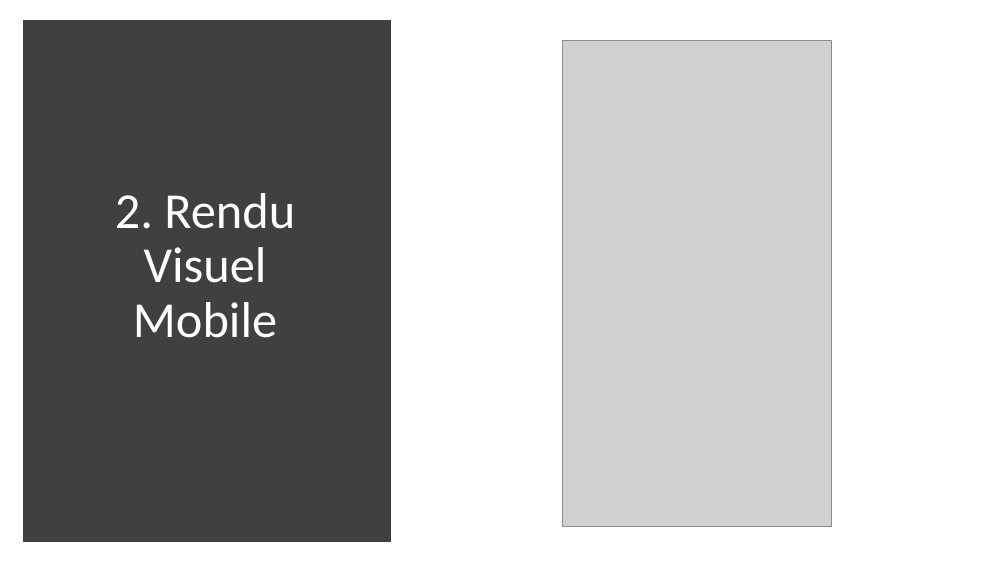
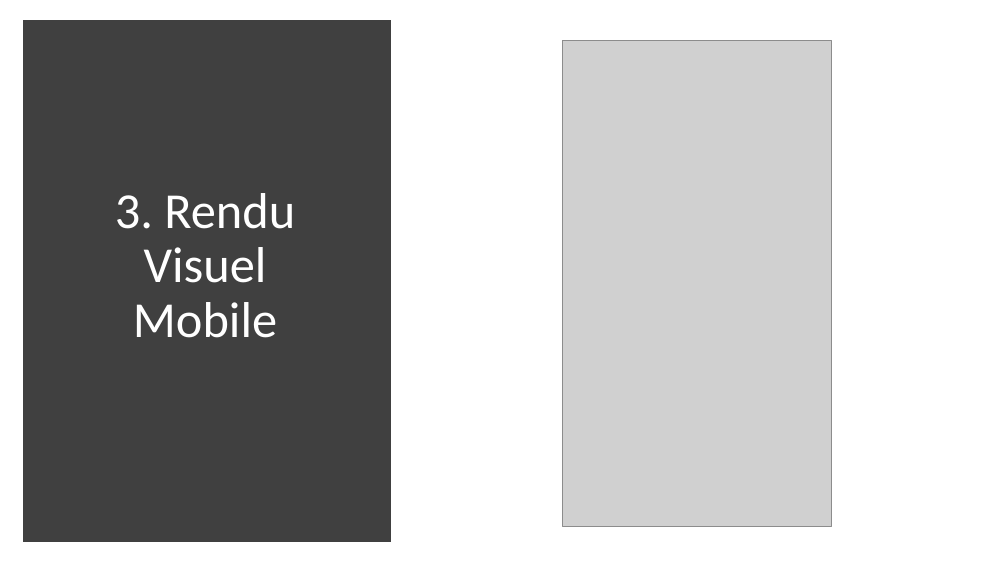
Before and after one commit to Dakusy/P3_OhMyFood, a slide deck: slide 5 of P3.pptx (slide 4 before the commit). Drawn at 1008x567 pixels with LibreOffice and Linux fonts; fonts in the diff are those of the drawing; grey boxes stand for pictures. Boxes give left, top, right and bottom in pixels: in the first picture for what was removed or moved away, otherwise in the second. Text is boxed around its words. In the diff, an @@ line names an element or a change of style, - is before the commit and + after.

```diff
--- a/P3.pptx
+++ b/P3.pptx
@@ title at bbox=[115, 193, 295, 338]: text changed @@
-2. Rendu Visuel Mobile
+3. Rendu Visuel Mobile
```
Also in this commit, not shown: 2 other slides changed, 1 slide added, 1 other file.
